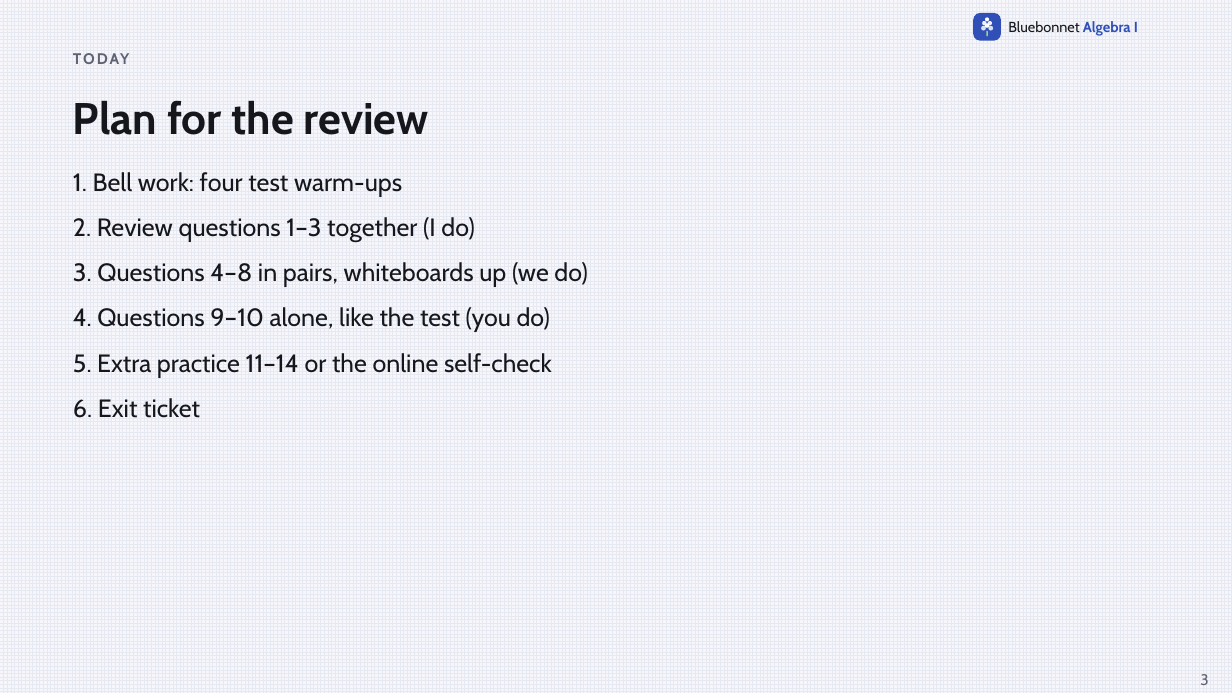
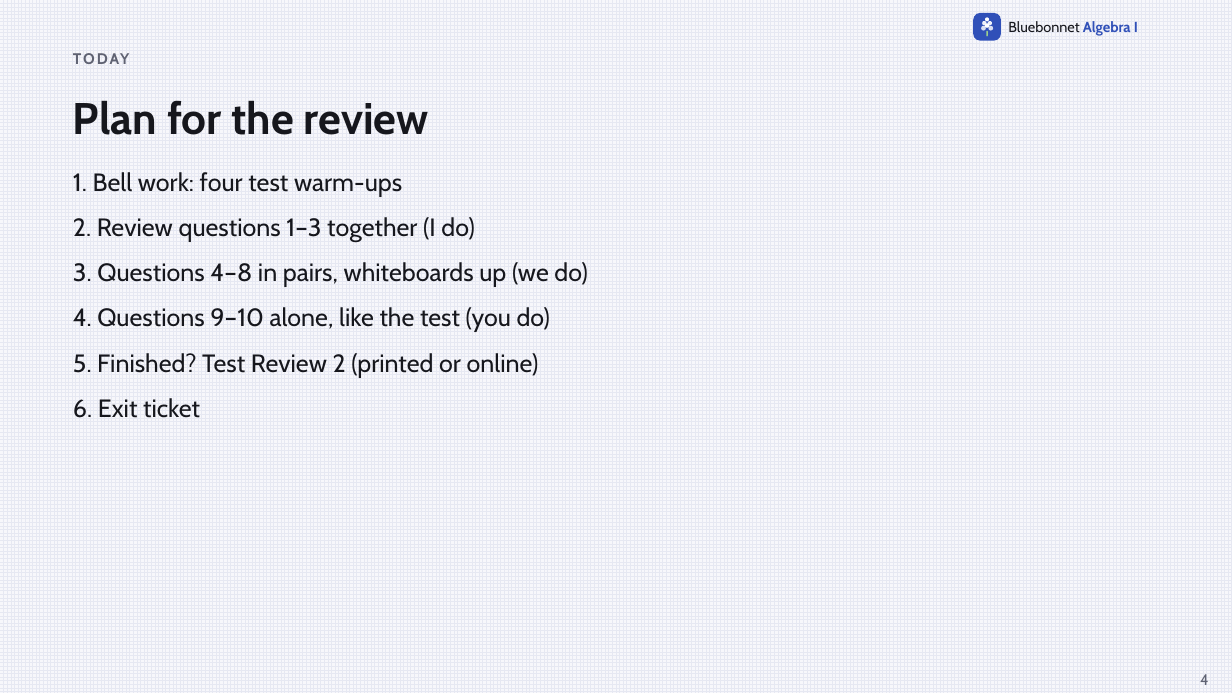
Before and after one commit to Apolloat2022/Algebra1M2U1L4, a slide deck: slide 4 of Module 2 topic 2/t2-test-review-slides.pptx (slide 3 before the commit). Drawn at 1232x693 pixels with LibreOffice and Linux fonts; fonts in the diff are those of the drawing. Boxes give left, top, right and bottom in pixels: in the first picture for what was removed or moved away, otherwise in the second. Text is boxed around its words. In the diff, an @@ line names an element or a change of style, - is before the commit and + after.

```diff
--- a/Module 2 topic 2/t2-test-review-slides.pptx
+++ b/Module 2 topic 2/t2-test-review-slides.pptx
@@ text at box(73, 353, 539, 377): text changed @@
-5. Extra practice 11–14 or the online self-check
+5. Finished? Test Review 2 (printed or online)
@@ page number at box(1200, 674, 1209, 685): text changed @@
-3
+4
```
Also in this commit, not shown: 1 slide added, 30 other files.
